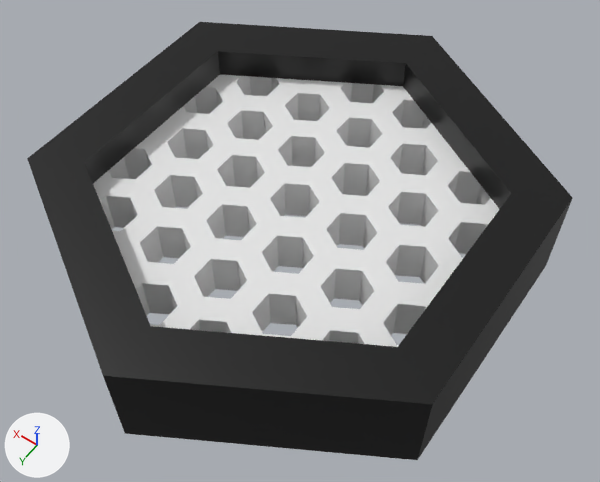
The Blender file DeskSwitch.blend: old version first, new version second.
Rendered twice from a camera (50 mm lens) standing at (-7.73, 10.61, 16.99) and looking at (-0.41, 0.36, 0.89). Lighting does not change. The marker at lower left points along +X, +Y and +Z. The first picture is the older version.

Before the edit, the objects in view are built like this:
```python
me_circle = bpy.data.meshes.new('Circle')
me_circle.from_pydata(...)  # 48 vertices, 48 faces; spans x -5.53..5.53, y -6.39..6.39, z 0.0..2.6
me_circle.materials.append(mat_pla_black)  # black #000000
me_circle_001 = bpy.data.meshes.new('Circle.001')
me_circle_001.from_pydata(...)  # 414 vertices, 206 faces; spans x -4.68..4.68, y -5.4..5.4, z 0.6..1.8
me_circle_001.materials.append(None)
ob_main_hex = bpy.data.objects.new('main_hex', me_circle)
ob_main_hex.location = (0.0, 0.0, 0.0)
ob_micro_mesh = bpy.data.objects.new('micro_mesh', me_circle_001)
ob_micro_mesh.location = (0.0, 0.0, 0.0)
```
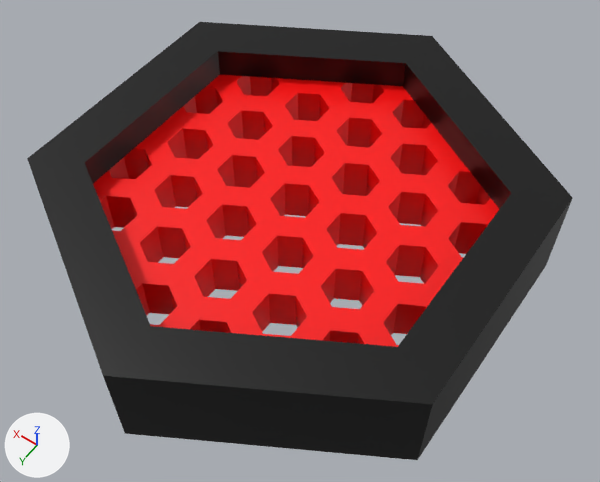
Patch to the scene script:
```diff
--- a/DeskSwitch.blend.py
+++ b/DeskSwitch.blend.py
@@ mat_pla_red @@
+mat_pla_red = principled_material('pla_red')
+mat_pla_red.base_color = (1.0, 0.0, 0.0)  # red #ff0000
+mat_pla_red.roughness = 0.4
@@ me_circle_001 @@
 me_circle_001.from_pydata(...)  # 414 vertices, 206 faces; spans x -4.68..4.68, y -5.4..5.4, z 0.6..1.8
+me_circle_001.materials.append(mat_pla_red)  # red #ff0000
```

Boxes (x1, y1, x2, y2) around the edits, measured in the pictures (600 x 482 px):
'micro_mesh', recoloured (white to red): (93, 75, 499, 347) in both
